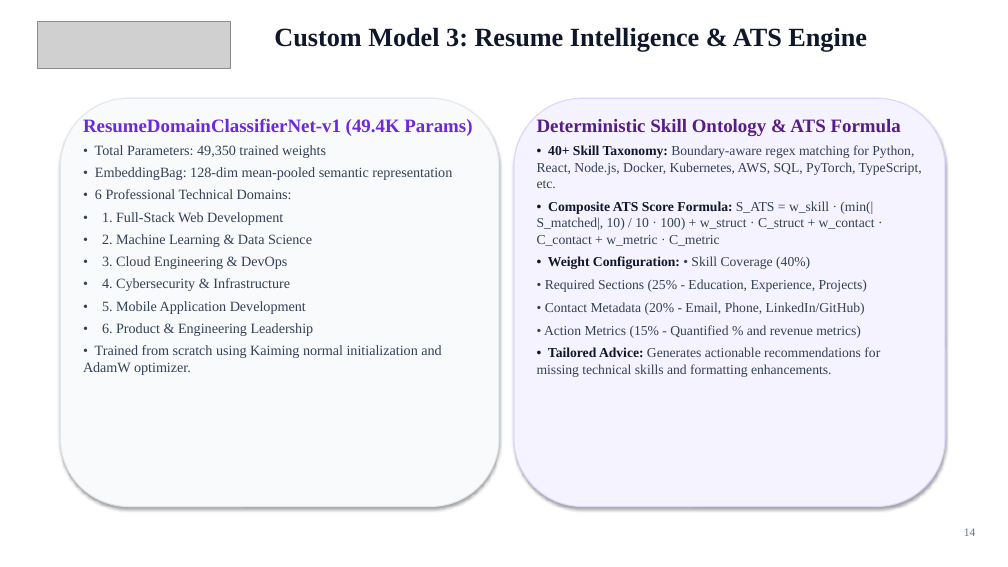
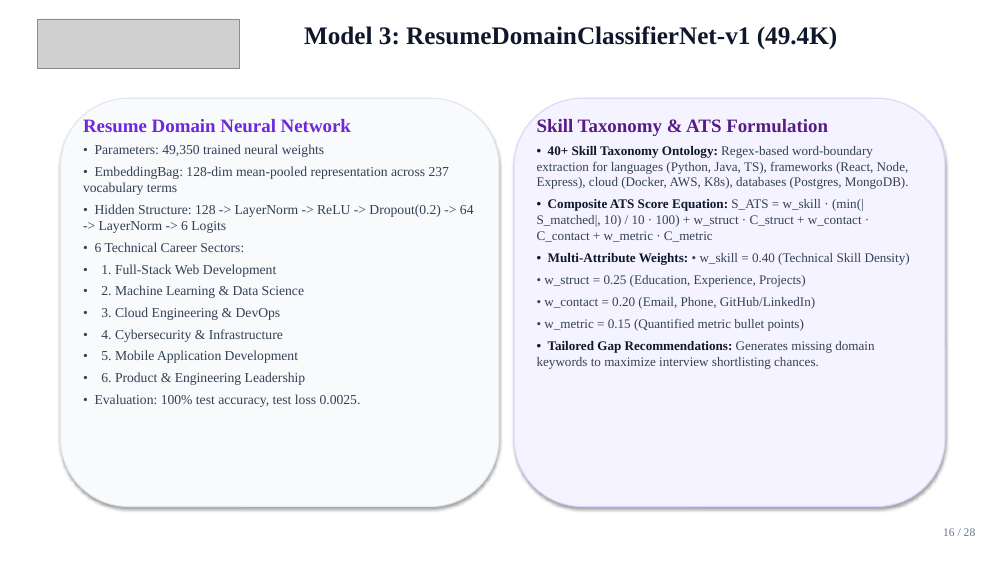
Before and after one commit to Kunwar9415/ai-powered-saas-platform, a slide deck: slide 16 of AI_POWERED_SAAS_PLATFORM_PRESENTATION.pptx (slide 14 before the commit). Drawn at 1008x567 pixels with LibreOffice and Linux fonts; fonts in the diff are those of the drawing; grey boxes stand for pictures. Boxes give left, top, right and bottom in pixels: in the first picture for what was removed or moved away, otherwise in the second. Text is boxed around its words. In the diff, an @@ line names an element or a change of style, - is before the commit and + after.

Commit message:
docs: expand final major project defense presentation to 28 detailed slides with empirical results

```diff
--- a/AI_POWERED_SAAS_PLATFORM_PRESENTATION.pptx
+++ b/AI_POWERED_SAAS_PLATFORM_PRESENTATION.pptx
@@ picture: place and size @@
-picture at <box>38,21,230,68</box>
+picture at <box>38,19,239,68</box>
@@ text at <box>304,26,837,49</box>: text changed; size 25 to 24 pt @@
-Custom Model 3: Resume Intelligence & ATS Engine
+Model 3: ResumeDomainClassifierNet-v1 (49.4K)
@@ text at <box>83,119,474,252</box>: text changed; size 13.5 to 13 pt @@
-ResumeDomainClassifierNet-v1 (49.4K Params)
-• Total Parameters: 49,350 trained weights
-• EmbeddingBag: 128-dim mean-pooled semantic representation
-• 6 Professional Technical Domains:
+Resume Domain Neural Network
+• Parameters: 49,350 trained neural weights
+• EmbeddingBag: 128-dim mean-pooled representation across 237 vocabulary terms
+• Hidden Structure: 128 -> LayerNorm -> ReLU -> Dropout(0.2) -> 64 -> LayerNorm -> 6 Logits
+• 6 Technical Career Sectors:
@@ text at <box>537,119,910,369</box>: text changed; size 13 to 12.5 pt @@
-Deterministic Skill Ontology & ATS Formula
-• 40+ Skill Taxonomy: Boundary-aware regex matching for Python, React, Node.js, Docker, Kubernetes, AWS, SQL, PyTorch, TypeScript, etc.
-• Composite ATS Score Formula: S_ATS = w_skill · (min(|S_matched|, 10) / 10 · 100) + w_struct · C_struct + w_contact · C_contact + w_metric · C_metric
-• Weight Configuration: • Skill Coverage (40%)
-• Required Sections (25% - Education, Experience, Projects)
-• Contact Metadata (20% - Email, Phone, LinkedIn/GitHub)
-• Action Metrics (15% - Quantified % and revenue metrics)
-• Tailored Advice: Generates actionable recommendations for missing technical skills and formatting enhancements.
+Skill Taxonomy & ATS Formulation
+• 40+ Skill Taxonomy Ontology: Regex-based word-boundary extraction for languages (Python, Java, TS), frameworks (React, Node, Express), cloud (Docker, AWS, K8s), databases (Postgres, MongoDB).
+• Composite ATS Score Equation: S_ATS = w_skill · (min(|S_matched|, 10) / 10 · 100) + w_struct · C_struct + w_contact · C_contact + w_metric · C_metric
+• Multi-Attribute Weights: • w_skill = 0.40 (Technical Skill Density)
+• w_struct = 0.25 (Education, Experience, Projects)
+• w_contact = 0.20 (Email, Phone, GitHub/LinkedIn)
+• w_metric = 0.15 (Quantified metric bullet points)
+• Tailored Gap Recommendations: Generates missing domain keywords to maximize interview shortlisting chances.
@@ text at <box>101,264,306,385</box>: size 13.5 to 13 pt in "• 1. Full-Stack Web Development", "• 2. Machine Learning & Data Science", "• 3. Cloud Engineering & DevOps", "• 4. Cybersecurity & Infrastructure" and 2 more places @@
@@ text at <box>95,394,361,407</box>: text changed; size 13.5 to 13 pt @@
-• Trained from scratch using Kaiming normal initialization and AdamW optimizer.
+• Evaluation: 100% test accuracy, test loss 0.0025.
@@ text at <box>943,528,976,536</box>: text changed @@
-14
+16 / 28
```
Also in this commit, not shown: 8 other slides changed, 19 slides added, 16 slides removed, 1 other file.
